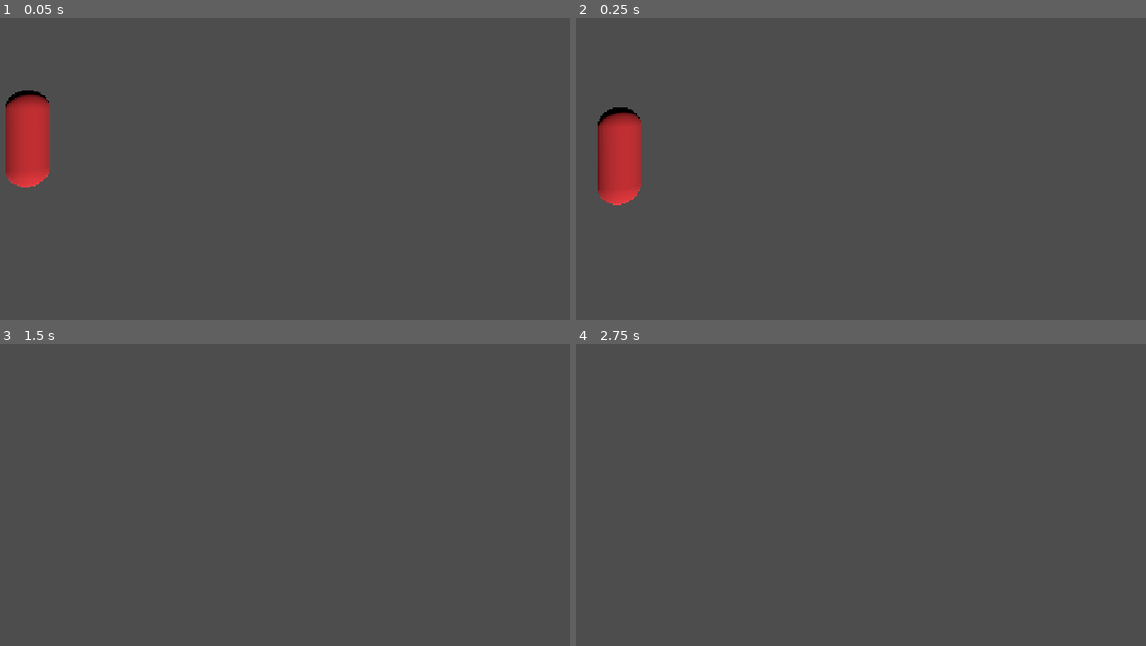
Above: before the commit, frames 1-4 (two rows, left to right).
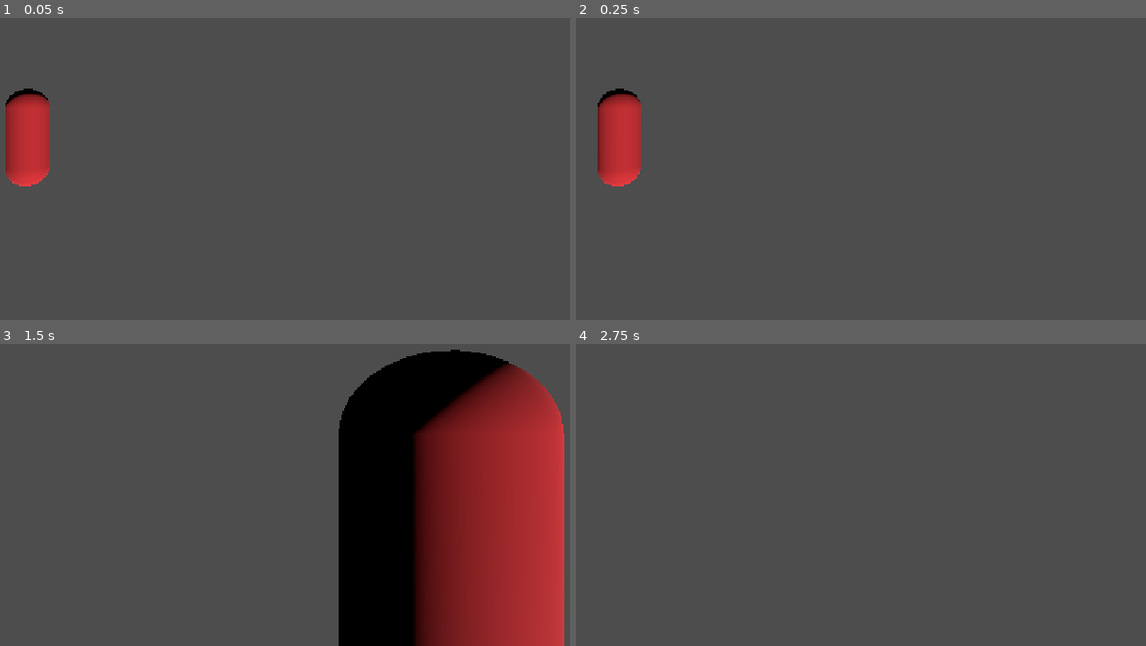
Above: after the commit, the same moments.

Repository: Dval0823/Parcial_Corte2
Game: Godot game, scene res://Nivel.tscn
Same seed, same stepped clock (60 frames per second), same inputs: the game is played once before the commit and once after it.
Inputs (mouse positions are in pixels of both pictures, inside the frame that each line leads up to):
- Up to frame 1 (0.05 s): no input
- Up to frame 2 (0.25 s): no input
- Up to frame 3 (1.5 s): move the mouse to (233, 431) at 0.52 s; hold W (move_up) from 0.53 s (still down); tap Space (saltar) at 0.6, 0.77, 1.07 s; move the mouse to (153, 434) at 1.27 s; tap E (accion) at 1.35 s
- Up to frame 4 (2.75 s): keep holding W (move_up); tap Space (saltar) at 1.52, 1.55, 1.82, 2.1 s; tap Enter at 2 s; move the mouse to (786, 425) at 2.02 s

The runs differ from the first frame. In frame 1, less than 0.1% of the frame differs, in the area x 0-9%, y 23-57%; in frame 2, 1.3%; in frame 3, 36%, in the area x 59-100%, y 1-100%; in frame 4, nothing differs.

Commit message:
Función de salto con gravedad
Se agrega la funcion de salto al jugador

Diff:
--- a/Assets/jugador.gd
+++ b/Assets/jugador.gd
@@ -5,6 +5,7 @@
 ## Cámara que define qué es "adelante". Si se deja vacía se usa la activa.
 @export var camara: Camera3D
 
+@export var fuerza_salto: float = 8.0
 
 func _ready() -> void:
 	if camara == null:
@@ -26,8 +27,9 @@
 	velocity.x = direction.x * speed
 	velocity.z = direction.z * speed
 
-	# TODO (Tarea 2): falta la función de salto completa. Todavía no hay
-	# gravedad ni velocity.y en absoluto — por eso caminar funciona bien
-	# aunque no exista ningún piso en la escena.
+	if not is_on_floor():
+		velocity += get_gravity() * delta
+	elif  Input.is_action_just_pressed("saltar"):
+		velocity.y = fuerza_salto
 
 	move_and_slide()
--- a/Jugador.tscn
+++ b/Jugador.tscn
@@ -1,7 +1,7 @@
-[gd_scene load_steps=6 format=3]
+[gd_scene format=3 uid="uid://dptindt2vvav0"]
 
-[ext_resource type="Script" path="res://Assets/jugador.gd" id="1_jug"]
-[ext_resource type="Script" path="res://Assets/camara_orbital.gd" id="2_cam"]
+[ext_resource type="Script" uid="uid://0hsuqscf0jsj" path="res://Assets/jugador.gd" id="1_jug"]
+[ext_resource type="Script" uid="uid://jlocdja3c3p4" path="res://Assets/camara_orbital.gd" id="2_cam"]
 
 [sub_resource type="CapsuleMesh" id="CapsuleMesh_jug"]
 radius = 0.35
@@ -14,27 +14,27 @@
 radius = 0.35
 height = 1.75
 
-[node name="Jugador" type="Node3D"]
+[node name="Jugador" type="Node3D" unique_id=1358456748]
 
-[node name="Cuerpo" type="CharacterBody3D" parent="." groups=["player"] node_paths=PackedStringArray("camara")]
+[node name="Cuerpo" type="CharacterBody3D" parent="." unique_id=1074148502 node_paths=PackedStringArray("camara") groups=["player"]]
 script = ExtResource("1_jug")
 camara = NodePath("Camera3D")
 
-[node name="MeshInstance3D" type="MeshInstance3D" parent="Cuerpo"]
+[node name="MeshInstance3D" type="MeshInstance3D" parent="Cuerpo" unique_id=63192042]
 transform = Transform3D(1, 0, 0, 0, 1, 0, 0, 0, 1, 0, 0.875, 0)
 mesh = SubResource("CapsuleMesh_jug")
 surface_material_override/0 = SubResource("StandardMaterial3D_jug")
 
-[node name="CollisionShape3D" type="CollisionShape3D" parent="Cuerpo"]
+[node name="CollisionShape3D" type="CollisionShape3D" parent="Cuerpo" unique_id=2144675146]
 transform = Transform3D(1, 0, 0, 0, 1, 0, 0, 0, 1, 0, 0.875, 0)
 shape = SubResource("CapsuleShape3D_jug")
 
-[node name="SpringArm3D" type="SpringArm3D" parent="Cuerpo" node_paths=PackedStringArray("objetivo")]
+[node name="SpringArm3D" type="SpringArm3D" parent="Cuerpo" unique_id=1241249047 node_paths=PackedStringArray("objetivo")]
 transform = Transform3D(1, 0, 0, 0, 0.9397, 0.342, 0, -0.342, 0.9397, 0, 1.4, 0)
 spring_length = 4.0
 margin = 0.2
 script = ExtResource("2_cam")
 objetivo = NodePath("..")
 
-[node name="Camera3D" type="Camera3D" parent="Cuerpo"]
+[node name="Camera3D" type="Camera3D" parent="Cuerpo" unique_id=2615862]
 transform = Transform3D(1, 0, 0, 0, 1, 0, 0, 0, 1, 0, 1.4, 0)
--- a/Nivel.tscn
+++ b/Nivel.tscn
@@ -1,4 +1,4 @@
-[gd_scene load_steps=5 format=3]
+[gd_scene format=3 uid="uid://c0a5vjiimsh0n"]
 
 [ext_resource type="PackedScene" path="res://Jugador.tscn" id="1_jug"]
 [ext_resource type="PackedScene" path="res://Enemigo.tscn" id="2_ene"]
@@ -9,22 +9,22 @@
 ambient_light_source = 3
 reflected_light_source = 2
 
-[node name="Nivel" type="Node3D"]
+[node name="Nivel" type="Node3D" unique_id=1267518302]
 
-[node name="WorldEnvironment" type="WorldEnvironment" parent="."]
+[node name="WorldEnvironment" type="WorldEnvironment" parent="." unique_id=1840997489]
 environment = SubResource("Environment_mundo")
 
-[node name="DirectionalLight3D" type="DirectionalLight3D" parent="."]
+[node name="DirectionalLight3D" type="DirectionalLight3D" parent="." unique_id=1266194068]
 transform = Transform3D(0.866, 0, 0.5, 0.383, 0.6428, -0.6634, -0.3214, 0.766, 0.5567, 0, 5, 0)
 shadow_enabled = true
 
-[node name="MarcaAparicion" type="Marker3D" parent="." groups=["player"]]
-transform = Transform3D(1, 0, 0, 0, 1, 0, 0, 0, 1, 0, 0, 0)
+[node name="MarcaAparicion" type="Marker3D" parent="." unique_id=148156413 groups=["player"]]
+transform = Transform3D(1, 0, 0, 0, 1, 0, 0, 0, 1, 0, 0.8367784, 0)
 
-[node name="Jugador" parent="." instance=ExtResource("1_jug")]
+[node name="Jugador" parent="." unique_id=744453433 instance=ExtResource("1_jug")]
 
-[node name="Enemigo" parent="." instance=ExtResource("2_ene")]
+[node name="Enemigo" parent="." unique_id=1771162334 instance=ExtResource("2_ene")]
 transform = Transform3D(1, 0, 0, 0, 1, 0, 0, 0, 1, -3, 0, -5)
 
-[node name="Puerta" parent="." instance=ExtResource("3_pue")]
+[node name="Puerta" parent="." unique_id=1867420717 instance=ExtResource("3_pue")]
 transform = Transform3D(1, 0, 0, 0, 1, 0, 0, 0, 1, 4, 1, 0)
